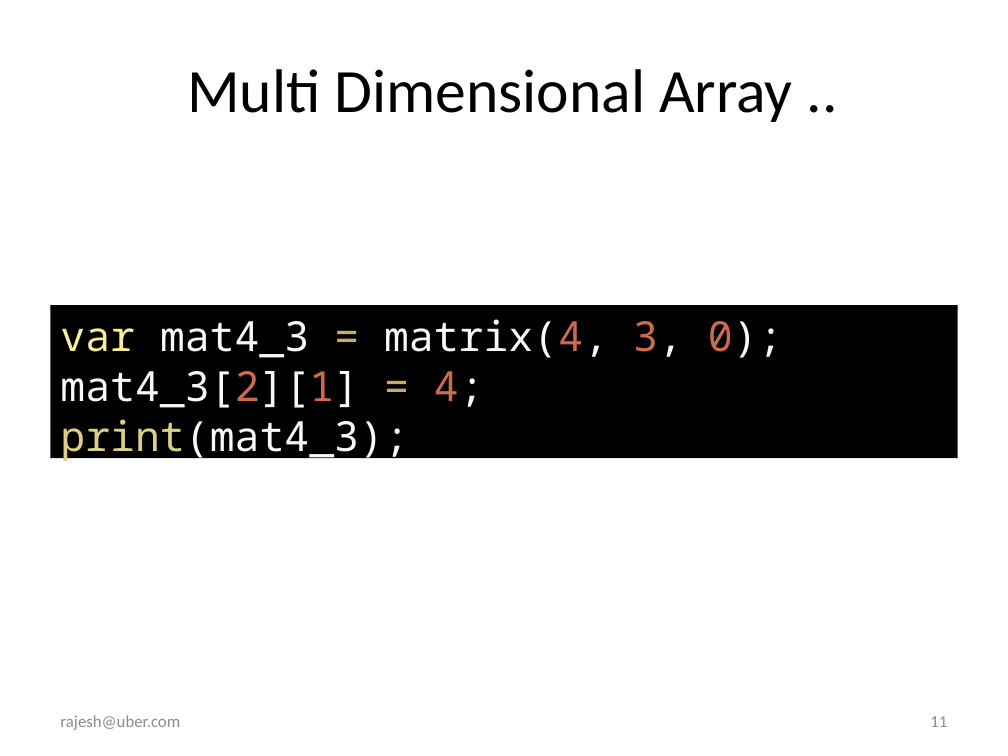
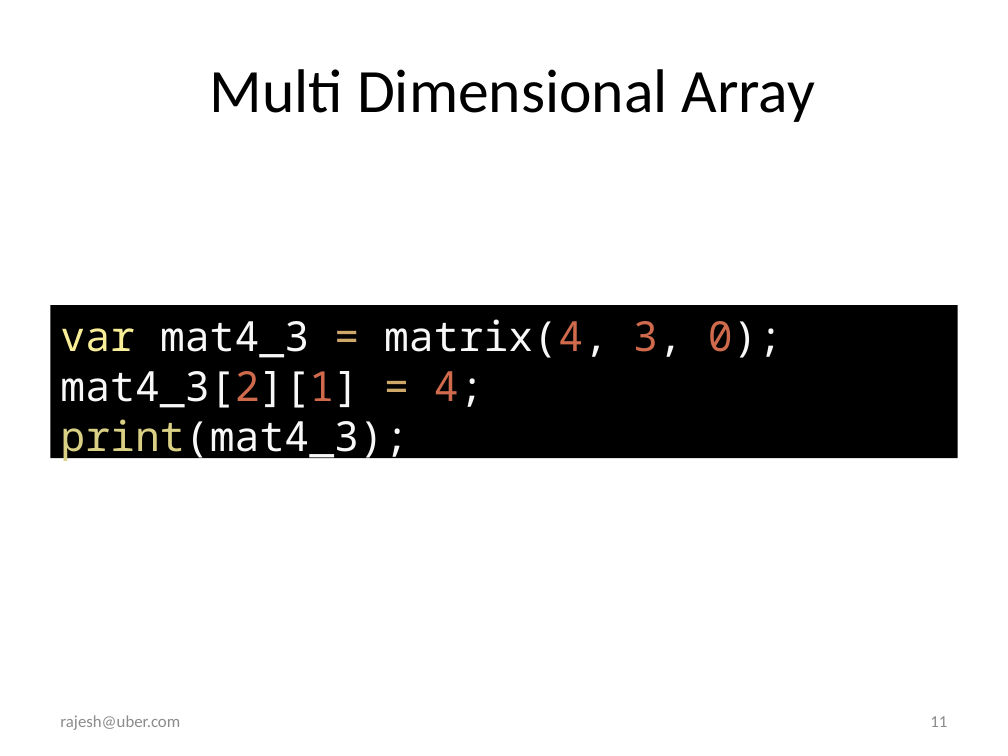
Before and after one commit to rajeshcs/jstalk, a slide deck: slide 11 of JavascriptDS.pptx. Drawn at 1008x756 pixels with LibreOffice and Linux fonts; fonts in the diff are those of the drawing. Boxes give left, top, right and bottom in pixels: in the first picture for what was removed or moved away, otherwise in the second. Text is boxed around its words. In the diff, an @@ line names an element or a change of style, - is before the commit and + after.

```diff
--- a/JavascriptDS.pptx
+++ b/JavascriptDS.pptx
@@ title at [210, 69, 815, 122]: text changed @@
-Multi Dimensional Array ..
+Multi Dimensional Array
```
Also in this commit, not shown: 3 other slides changed, 2 slides added.
